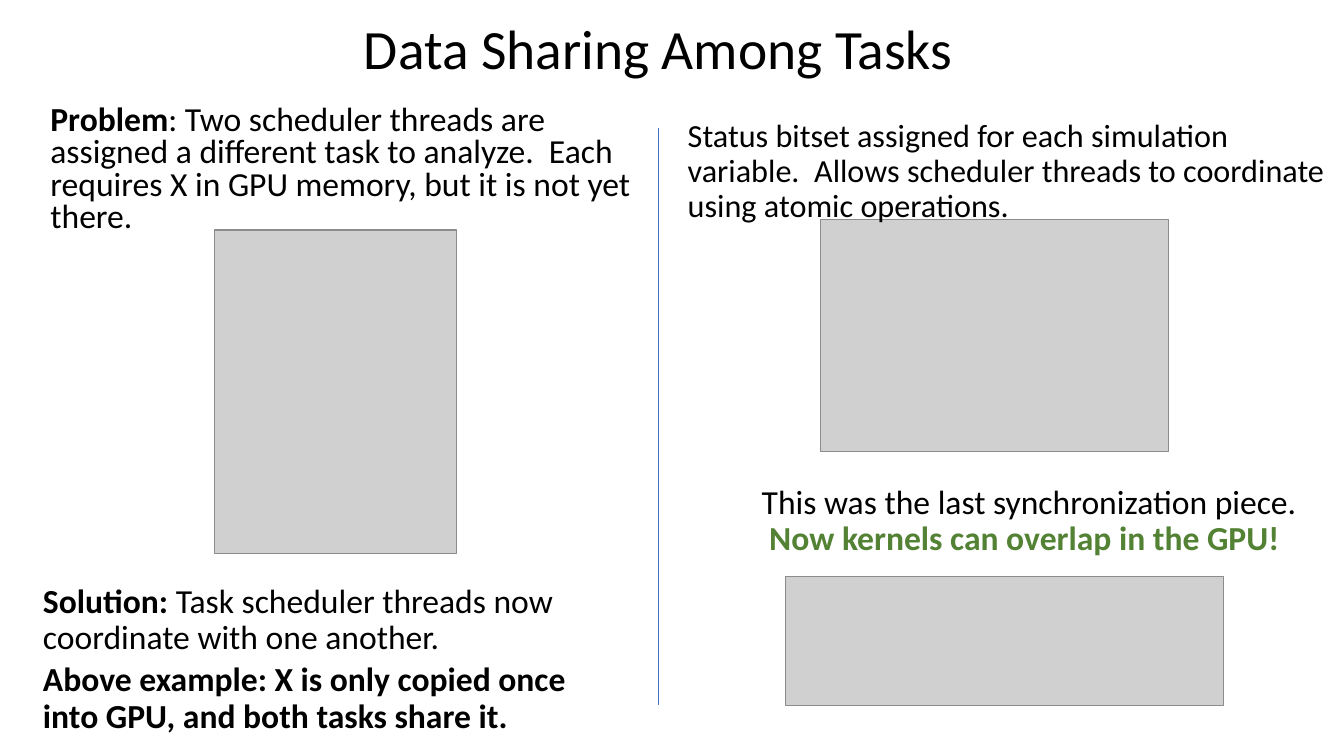
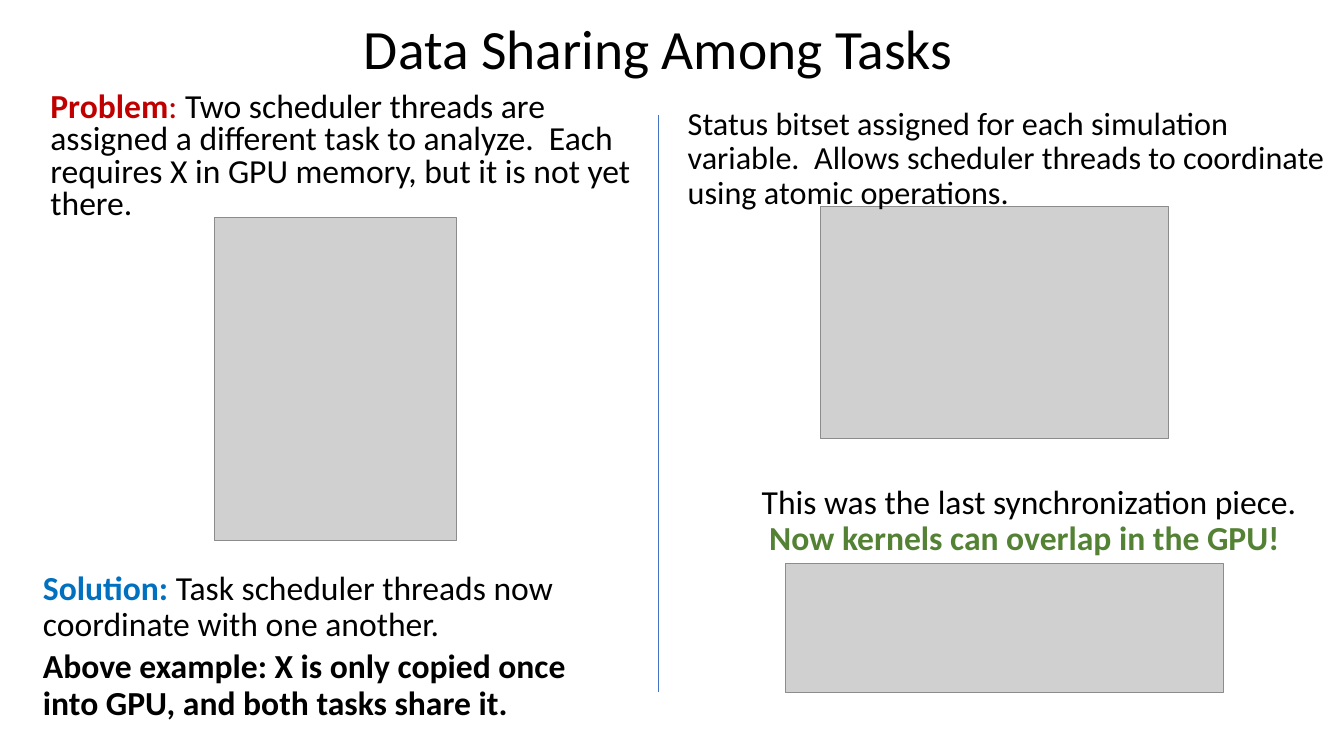
Before and after one commit to bradleypeterson/proposal, a slide deck: slide 18 of slides/Portable and Performant GPU_dec1.pptx (slide 12 before the commit). Drawn at 1344x756 pixels with LibreOffice and Linux fonts; fonts in the diff are those of the drawing; grey boxes stand for pictures. Boxes give left, top, right and bottom in pixels: in the first picture for what was removed or moved away, otherwise in the second. Text is boxed around its words. In the diff, an @@ line names an element or a change of style, - is before the commit and + after.

```diff
--- a/slides/Portable and Performant GPU_dec1.pptx
+++ b/slides/Portable and Performant GPU_dec1.pptx
@@ text "Problem: Two scheduler threads are ..." at <box>50,94,631,216</box>: text colour #000000 to #C00000 in "Problem:" @@
@@ 3 texts, 2 pictures, 1 line: place and size @@
-3 texts, 2 pictures, 1 line at <box>43,107,1324,733</box>
+3 texts, 2 pictures, 1 line at <box>43,94,1324,720</box>
@@ picture: place and size @@
-picture at <box>821,219,1169,452</box>
+picture at <box>821,207,1169,440</box>
@@ text "Solution: Task scheduler threads now ..." at <box>43,576,565,720</box>: text colour #000000 to #0070C0 in "Solution:" @@
```
Also in this commit, not shown: 15 other slides changed, 18 slides added, 6 slides removed, 2 other files.
